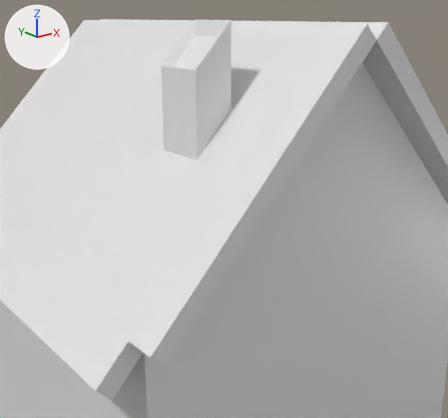
One commit to the Blender file LudumDare50/Assets/Models/building.blend: the scene before it, then after it.
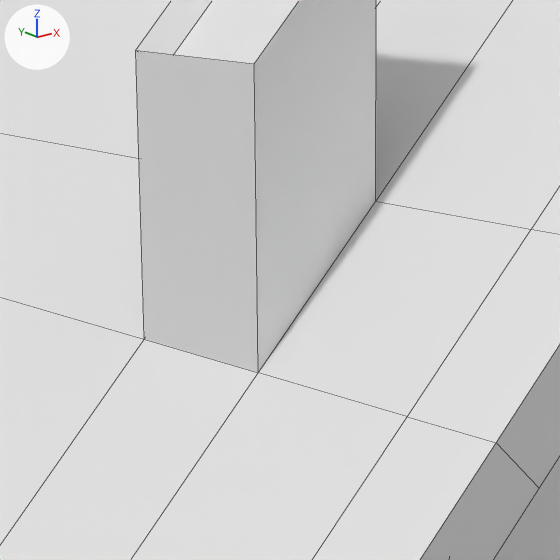
Old and new are each drawn from a camera (50 mm lens) standing at (-5.0, -6.76, 8.14) and looking at (-1.24, -2.06, 6.26) and again close up on the part from 27% to 63% of the width and 12% to 51% of the height. The lights are fixed; the arrows at upper left show +X, +Y and +Z. The close-ups show mesh edges as thin lines.

Script lines for the objects in view, before the commit:
```python
me_cube = bpy.data.meshes.new('Cube')
me_cube.from_pydata(...)  # 141 vertices, 140 faces; spans x -1.18..1.22, y -1.14..1.13, z 0.1..3.19
me_cube.materials.append(mat_material)  # white #e7e7e7
ob_cube = bpy.data.objects.new('Cube', me_cube)
ob_cube.location = (0.0, 0.0, 0.0)
ob_cube.scale = (2.54, 2.54, 2.54)
```
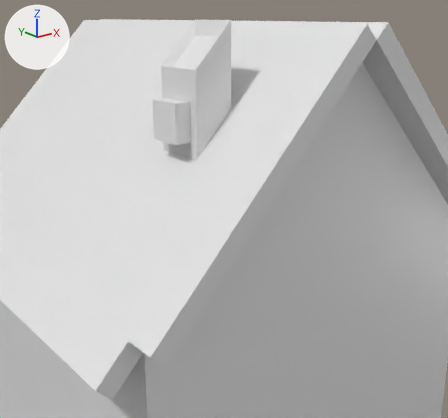
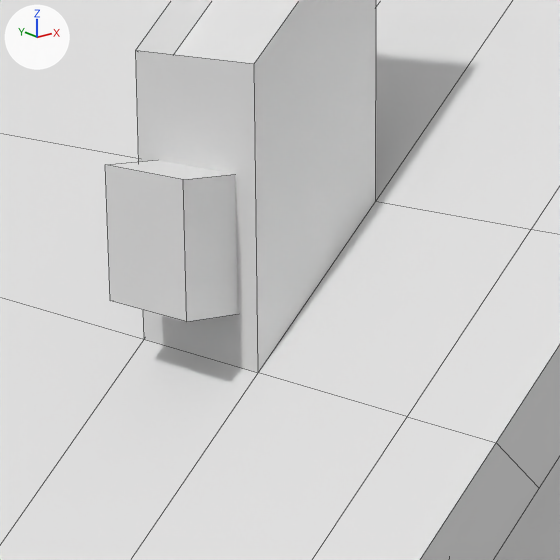
Commit message: Starting to create the alarm system

The change, as a list of edits to the scene's bpy script:
```text
Add me_cube_001:
    me_cube_001.from_pydata(...)  # a box spanning x -1.0..1.0, y -1.0..1.0, z -1.0..1.0
Add ob_alarm:
    ob_alarm = bpy.data.objects.new('Alarm', me_cube_001)
    ob_alarm.location = (-1.413, -1.575, 7.122)
    ob_alarm.scale = (0.201, 0.201, 0.201)
```

Changed parts and their boxes (x1, y1, x2, y2) in the close-ups (560 x 560 px):
'Alarm', added: after (106, 160, 238, 322)
